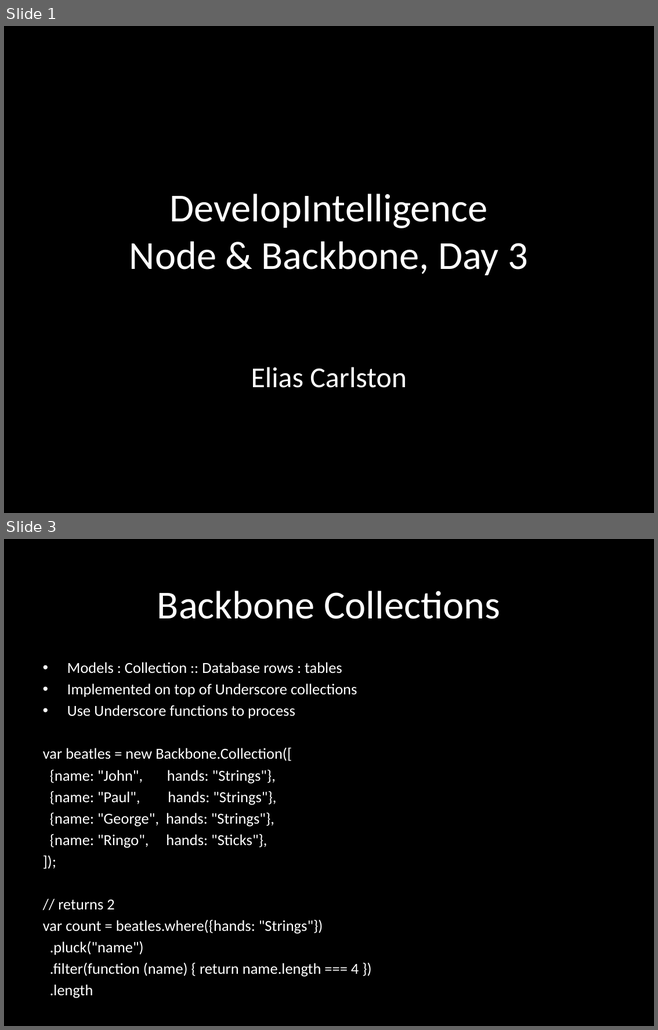
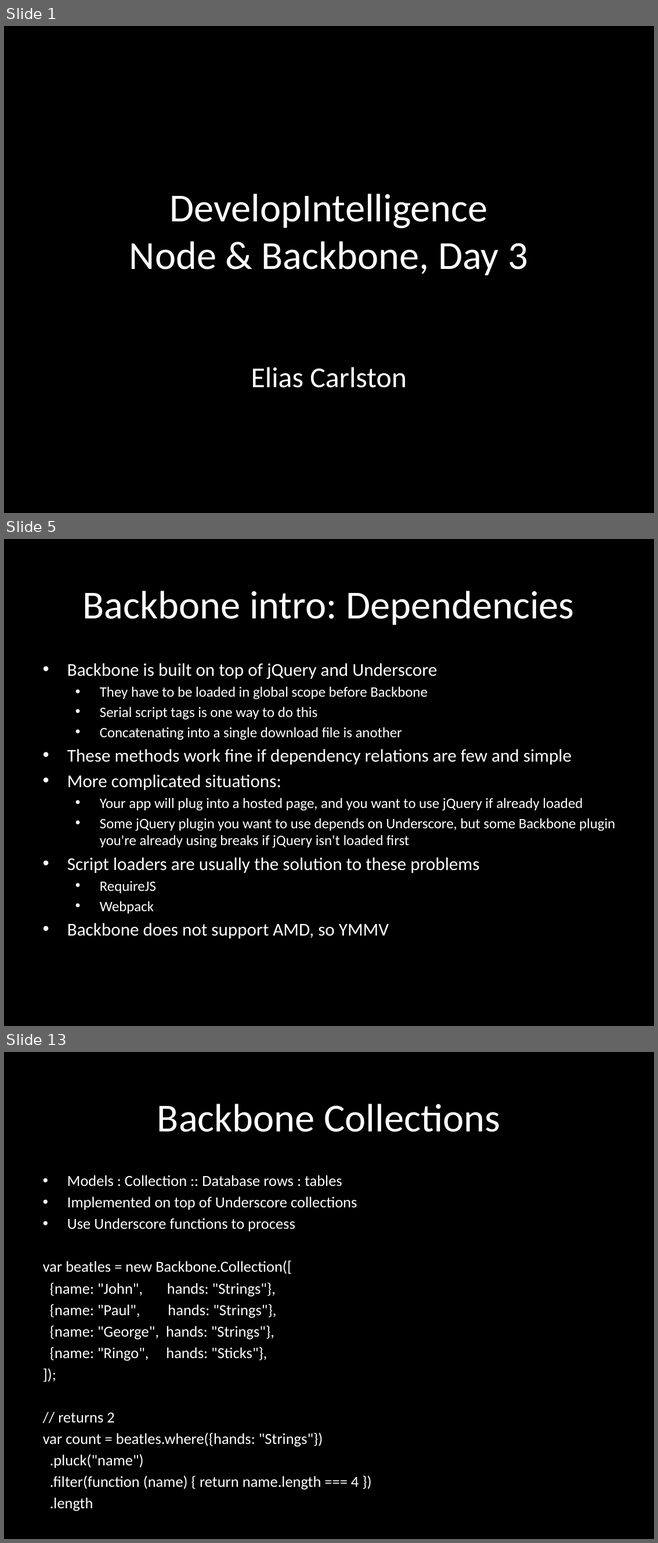
Before and after one commit to eliasjames/training-node-backbone, a slide deck: slides/Node & Backbone Slides Day 3.pptx. Shown one above the other, each under a label of ours: slides 1 and 3 before the commit, slides 1, 5 and 13 after it; the slides between them are not shown. The pictures are 658x1030 and 658x1543 pixels, drawn with LibreOffice and Linux fonts; fonts in the diff are those of the drawing. Boxes give left, top, right and bottom in pixels: in the first picture for what was removed or moved away, otherwise in the second. Text is boxed around its words. In the diff, an @@ line names an element or a change of style, - is before the commit and + after.

```diff
--- a/slides/Node & Backbone Slides Day 3.pptx
+++ b/slides/Node & Backbone Slides Day 3.pptx
@@ slide 5 added at <box>4,539,654,1026</box>, background #000000 @@
@@ title added at <box>83,591,574,625</box>, 44 pt, text #FFFFFF @@
+Backbone intro: Dependencies
@@ subtitle added at <box>67,663,615,939</box>, 16 pt, text #FFFFFF @@
+• Backbone is built on top of jQuery and Underscore
+  • They have to be loaded in global scope before Backbone
+  • Serial script tags is one way to do this
+  • Concatenating into a single download file is another
+• These methods work fine if dependency relations are few and simple
+• More complicated situations:
+  • Your app will plug into a hosted page, and you want to use jQuery if already loaded
+  • Some jQuery plugin you want to use depends on Underscore, but some Backbone plugin you're already using breaks if jQuery isn't loaded first
+• Script loaders are usually the solution to these problems
+  • RequireJS
+  • Webpack
+• Backbone does not support AMD, so YMMV
@@ what was slide 3 is now slide 13 @@
```
Also in this commit, not shown: 1 slide changed, 9 other slides added, 8 other files.
